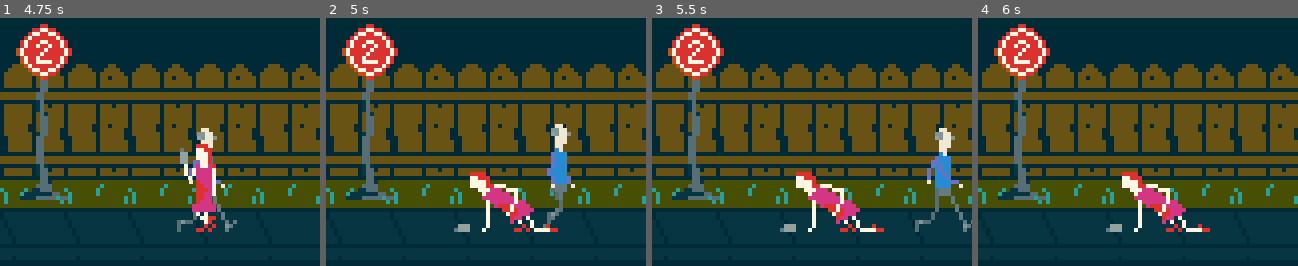
Above: before the commit, frames 1-4 (left to right).
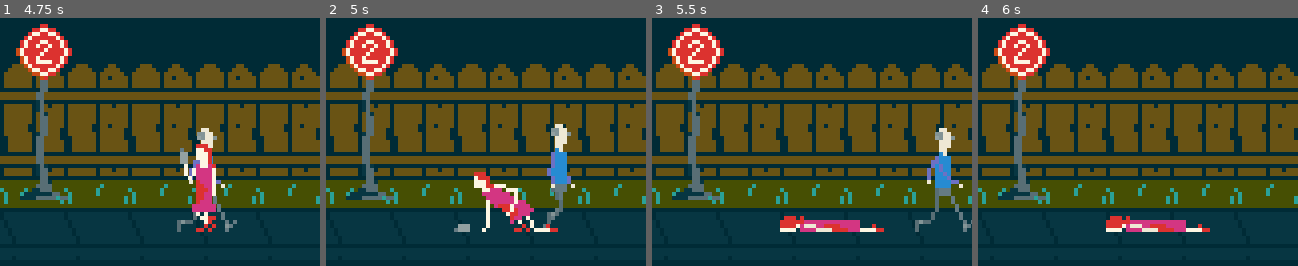
Above: after the commit, the same moments.

Repository: CloneDeath/StabbyStabby
Game: Godot game, scene res://Main.tscn
The game is run twice, just before and just after one commit, with the same random seed, the same clock (stepped at 60 frames per second) and the same inputs.
Inputs:
- Up to frame 1 (4.75 s): no input
- Up to frame 2 (5 s): no input
- Up to frame 3 (5.5 s): no input
- Up to frame 4 (6 s): no input

Frame 1 is identical in both runs. In frame 2, 0.1% of the frame differs, in the area x 45-50%, y 62-74%; in frame 3, 3.0%, in the area x 40-65%, y 62-87%; in frame 4, 3.0%.

Commit message:
Added dead frame for woman

Diff:
--- a/Main.tscn
+++ b/Main.tscn
@@ -117,10 +117,10 @@
 tracks/3/imported = false
 tracks/3/enabled = true
 tracks/3/keys = {
-"times": PoolRealArray( 0, 0.2, 0.4, 0.6, 0.8, 1, 1.2, 1.4, 1.6, 1.8, 2, 2.2, 2.4, 2.6, 2.7, 3.3, 4.8 ),
-"transitions": PoolRealArray( 1, 1, 1, 1, 1, 1, 1, 1, 1, 1, 1, 1, 1, 1, 1, 1, 0 ),
+"times": PoolRealArray( 0, 0.2, 0.4, 0.6, 0.8, 1, 1.2, 1.4, 1.6, 1.8, 2, 2.2, 2.4, 2.6, 2.7, 3.3, 4.8, 5.5 ),
+"transitions": PoolRealArray( 1, 1, 1, 1, 1, 1, 1, 1, 1, 1, 1, 1, 1, 1, 1, 1, 0, 0 ),
 "update": 1,
-"values": [ 1, 2, 3, 4, 5, 6, 7, 8, 1, 2, 3, 4, 5, 6, 9, 10, 11 ]
+"values": [ 1, 2, 3, 4, 5, 6, 7, 8, 1, 2, 3, 4, 5, 6, 9, 10, 11, 12 ]
 }
 
 [node name="Main" type="Node2D"]
@@ -145,15 +145,15 @@
 texture = ExtResource( 3 )
 
 [node name="Man" type="Sprite" parent="."]
-position = Vector2( 66.9333, 46 )
+position = Vector2( 72.6667, 46 )
 texture = ExtResource( 4 )
 hframes = 19
-frame = 1
+frame = 3
 
 [node name="Woman" type="Sprite" parent="."]
-position = Vector2( 46.7812, 46 )
+position = Vector2( 46, 46 )
 texture = ExtResource( 5 )
-hframes = 12
+hframes = 13
 frame = 11
 
 [node name="AnimationPlayer" type="AnimationPlayer" parent="."]
Binary file changed: Woman/Woman.aseprite
Binary file changed: Woman/Woman.png
